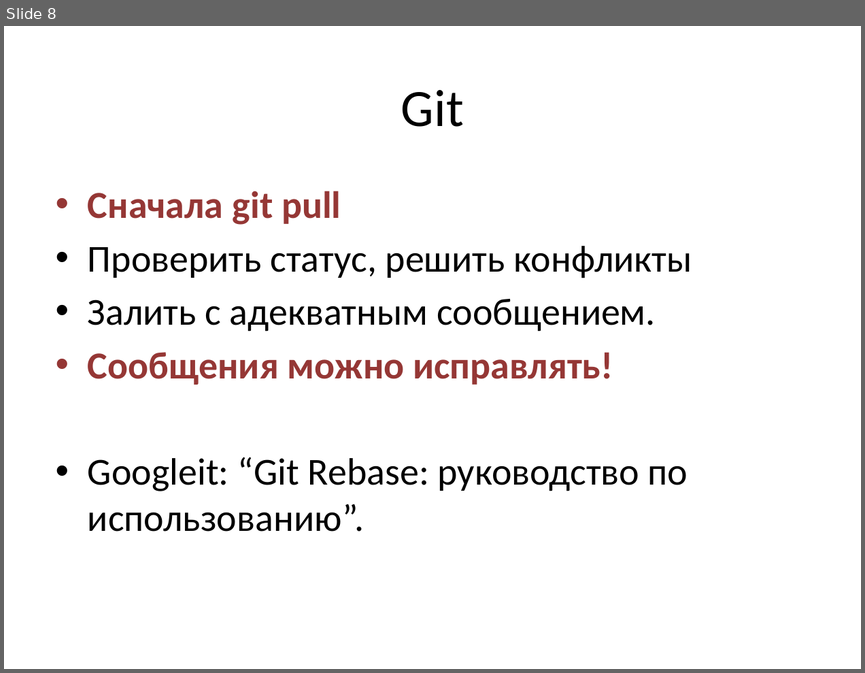
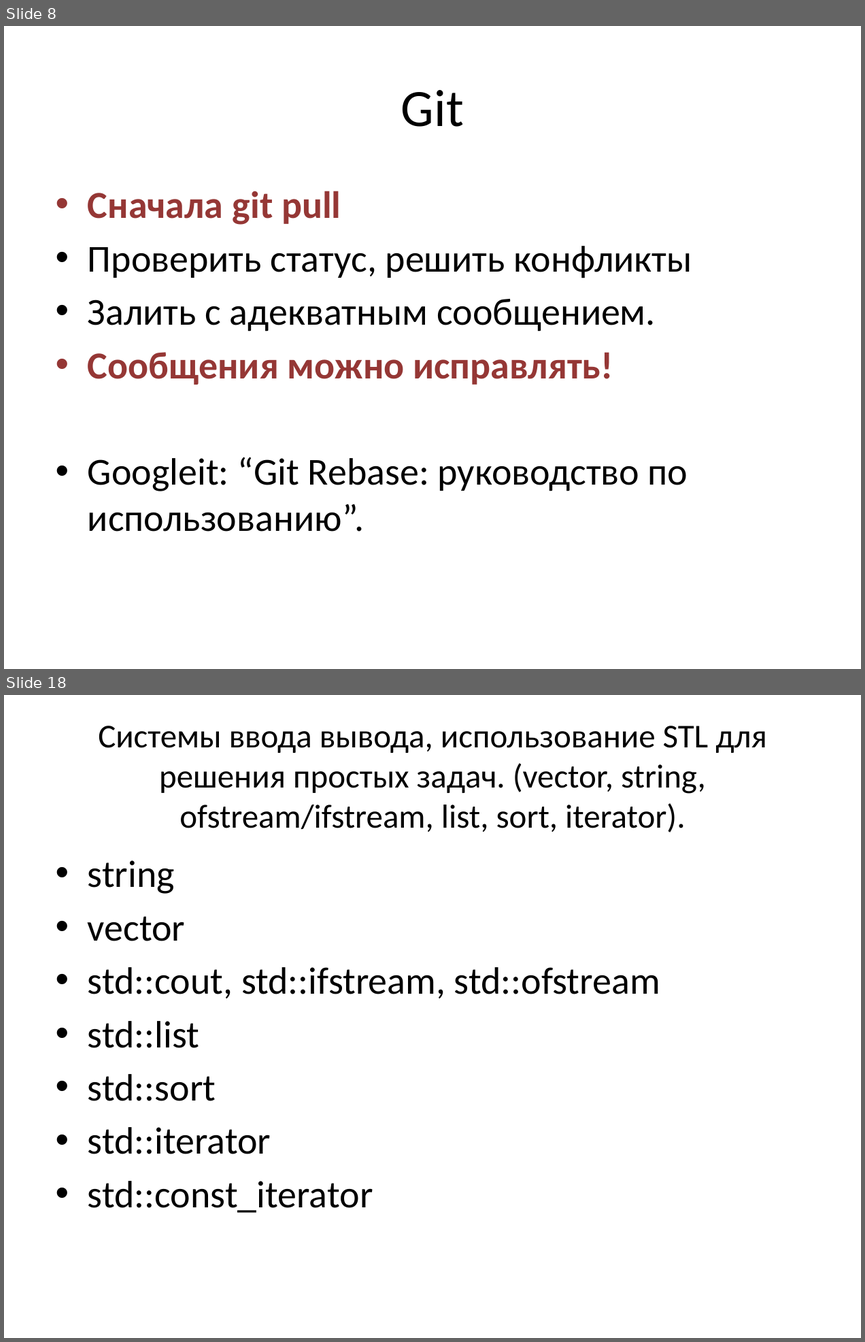
Before and after one commit to tscherkas/cpp_craft_1013, a slide deck: lections/cpp_craft_lec_1_part_1.pptx. Shown one above the other, each under a label of ours: slide 8 before the commit, slides 8 and 18 after it; the slides between them are not shown. The pictures are 865x673 and 865x1342 pixels, drawn with LibreOffice and Linux fonts; fonts in the diff are those of the drawing. Boxes give left, top, right and bottom in pixels: in the first picture for what was removed or moved away, otherwise in the second. Text is boxed around its words. In the diff, an @@ line names an element or a change of style, - is before the commit and + after.

```diff
--- a/lections/cpp_craft_lec_1_part_1.pptx
+++ b/lections/cpp_craft_lec_1_part_1.pptx
@@ slide 18 added at <box>4,695,861,1338</box>, background #FFFFFF @@
@@ title added at <box>98,726,766,832</box>, 28 pt, text #000000 @@
+Системы ввода вывода, использование STL для решения простых задач. (vector, string, ofstream/ifstream, list, sort, iterator).
@@ text added at <box>88,860,660,1212</box>, 32 pt, text #000000 @@
+• string
+• vector
+• std::cout, std::ifstream, std::ofstream
+• std::list
+• std::sort
+• std::iterator
+• std::const_iterator
```
Also in this commit, not shown: 17 other slides added.
